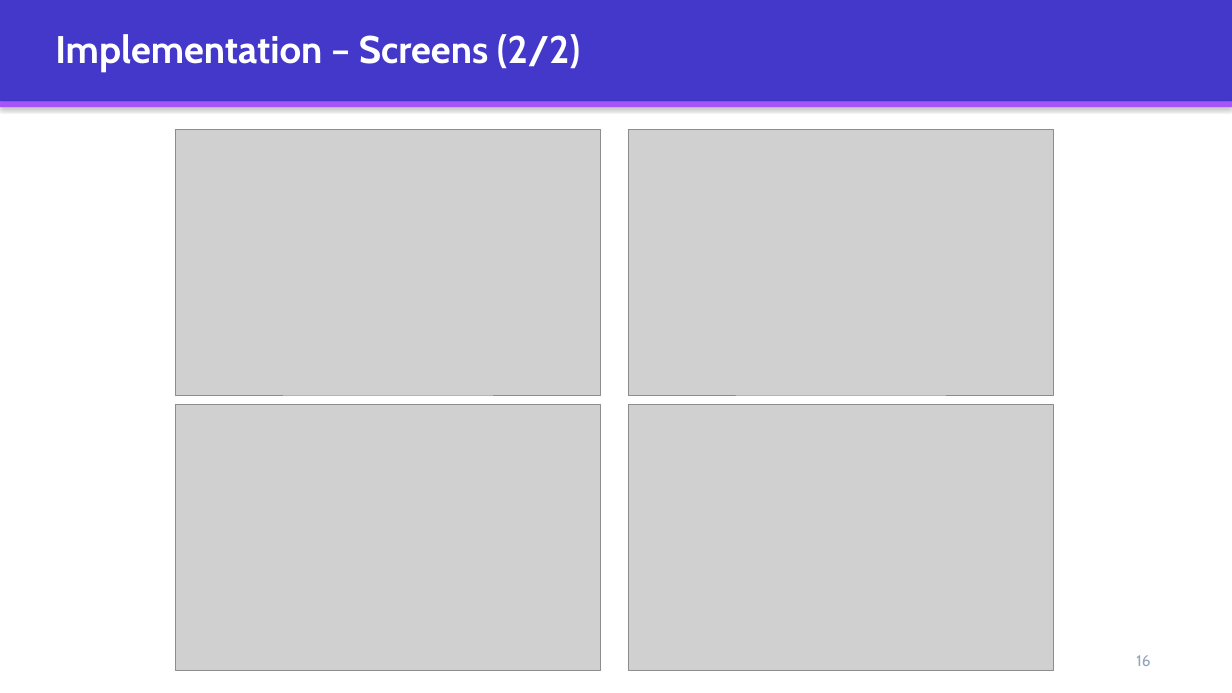
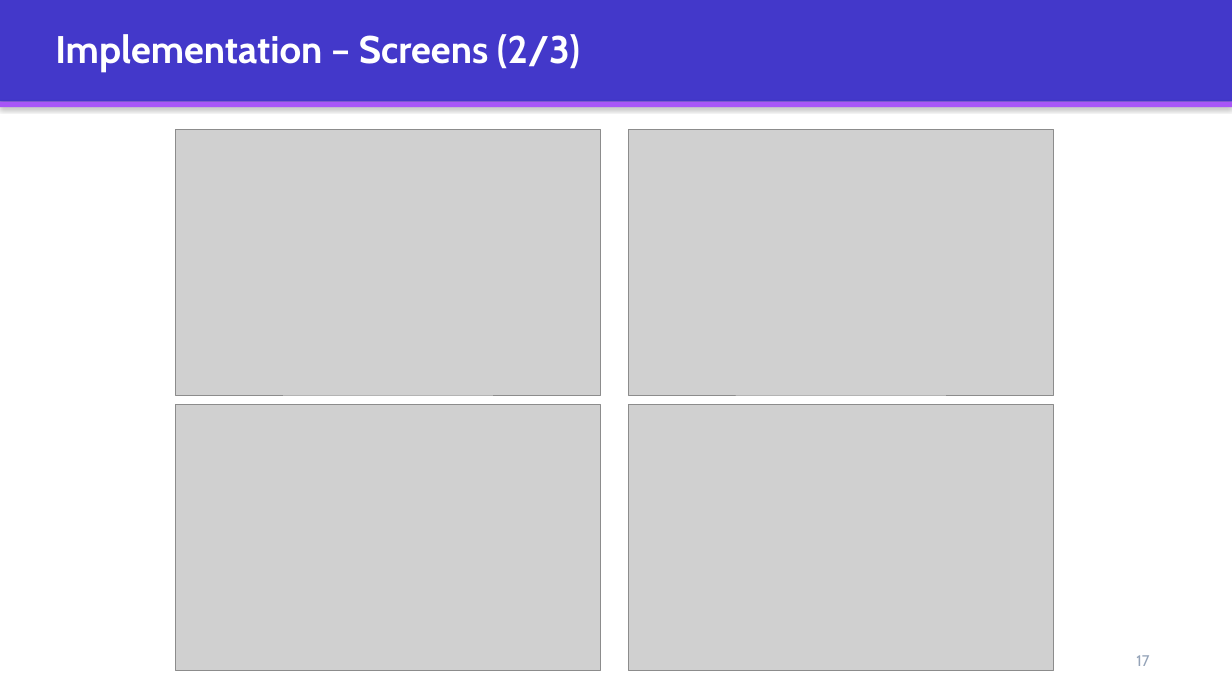
Before and after one commit to Shreya-Kumbar/NirBug--Software-Bug-Tracking-System-, a slide deck: slide 17 of docs/NirBug_Presentation.pptx (slide 16 before the commit). Drawn at 1232x693 pixels with LibreOffice and Linux fonts; fonts in the diff are those of the drawing; grey boxes stand for pictures. Boxes give left, top, right and bottom in pixels: in the first picture for what was removed or moved away, otherwise in the second. Text is boxed around its words. In the diff, an @@ line names an element or a change of style, - is before the commit and + after.

```diff
--- a/docs/NirBug_Presentation.pptx
+++ b/docs/NirBug_Presentation.pptx
@@ text at <box>55,34,580,72</box>: text changed @@
-Implementation – Screens (2/2)
+Implementation – Screens (2/3)
@@ text at <box>1136,655,1149,666</box>: text changed @@
-16
+17
```
Also in this commit, not shown: 6 other slides changed, 2 slides added, 37 other files.
